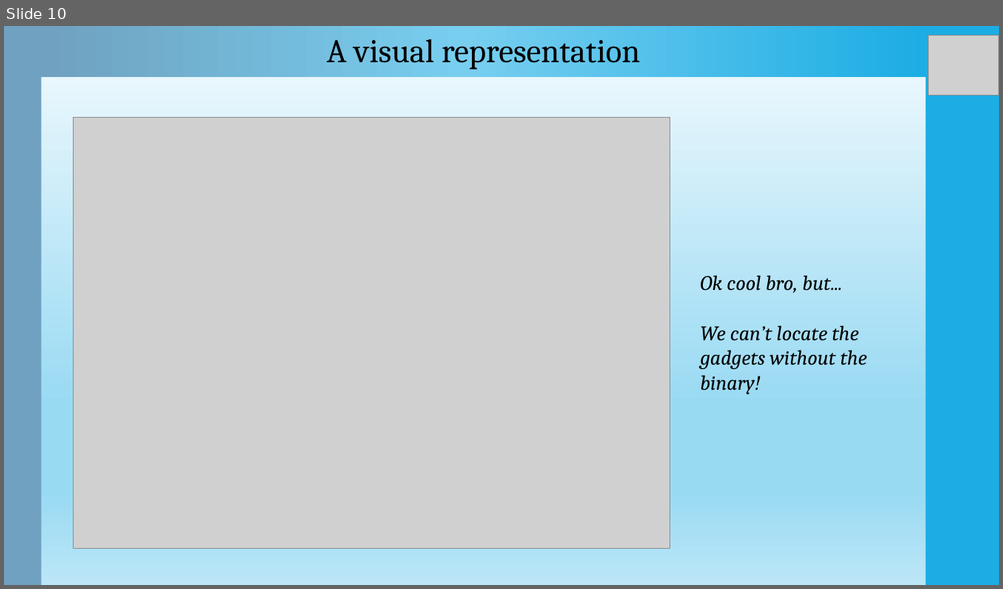
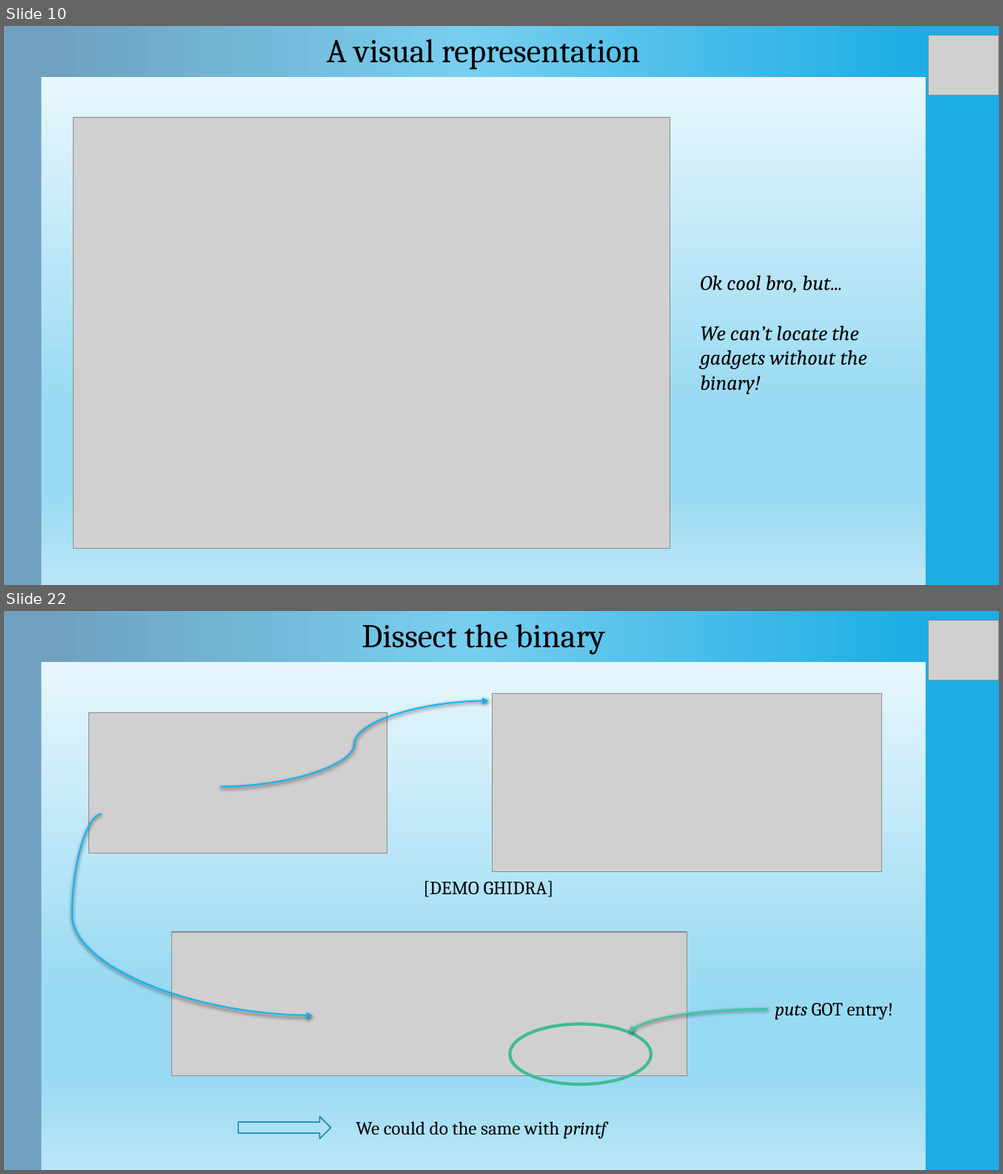
Before and after one commit to Ewael/LSE, a slide deck: Blind_Date/slides.pptx. Shown one above the other, each under a label of ours: slide 10 before the commit, slides 10 and 22 after it; the slides between them are not shown. The pictures are 1003x589 and 1003x1174 pixels, drawn with LibreOffice and Linux fonts; fonts in the diff are those of the drawing; grey boxes stand for pictures. Boxes give left, top, right and bottom in pixels: in the first picture for what was removed or moved away, otherwise in the second. Text is boxed around its words. In the diff, an @@ line names an element or a change of style, - is before the commit and + after.

```diff
--- a/Blind_Date/slides.pptx
+++ b/Blind_Date/slides.pptx
@@ slide 22 added at box(4, 611, 999, 1170), background gradient #F4FBFE to #99DAF3 to #BBE6F7; not listed: 2 template elements that a slide beside it also shows @@
@@ rectangle added at box(41, 611, 925, 663), fill gradient #1CADE4 to #77CEEF to #70A1C0 @@
@@ text added at box(361, 624, 605, 655), 32 pt, text #000000 @@
+Dissect the binary
@@ picture added at box(928, 621, 999, 681) @@
@@ picture added at box(492, 694, 882, 872) @@
@@ picture added at box(89, 712, 387, 853) @@
@@ curved arrow added from (220, 787) to (488, 701), #00B6FA 1.35 pt @@
@@ curved arrow added from (102, 814) to (312, 1015), #00B6FA 1.35 pt @@
@@ text added at box(423, 881, 554, 897), 18 pt, text #000000 @@
+[DEMO GHIDRA]
@@ picture added at box(171, 933, 687, 1076) @@
@@ curved arrow added from (767, 1009) to (630, 1034), #23D3A0 1.35 pt @@
@@ text added at box(774, 1003, 893, 1020), 18 pt, text #000000 @@
+puts GOT entry!
@@ ellipse added at box(510, 1025, 651, 1085), outline #42BA97 3 pt @@
@@ right arrow added at box(239, 1117, 331, 1139), outline #1580A9 1.1 pt @@
@@ text added at box(356, 1122, 606, 1139), 18 pt, text #000000 @@
+We could do the same with printf
```
Also in this commit, not shown: 7 slides changed, 13 other slides added, 4 slides removed.
